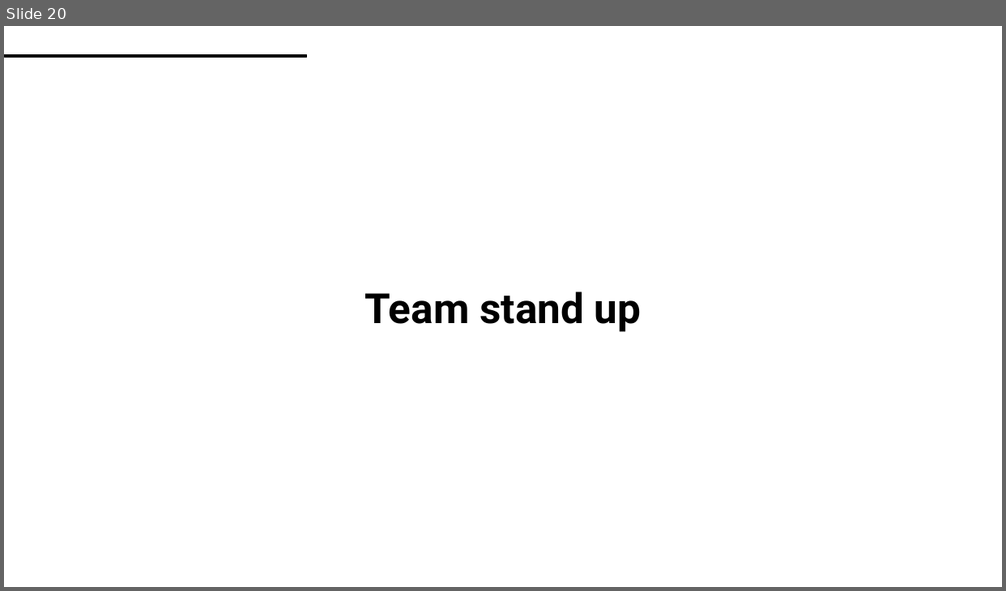
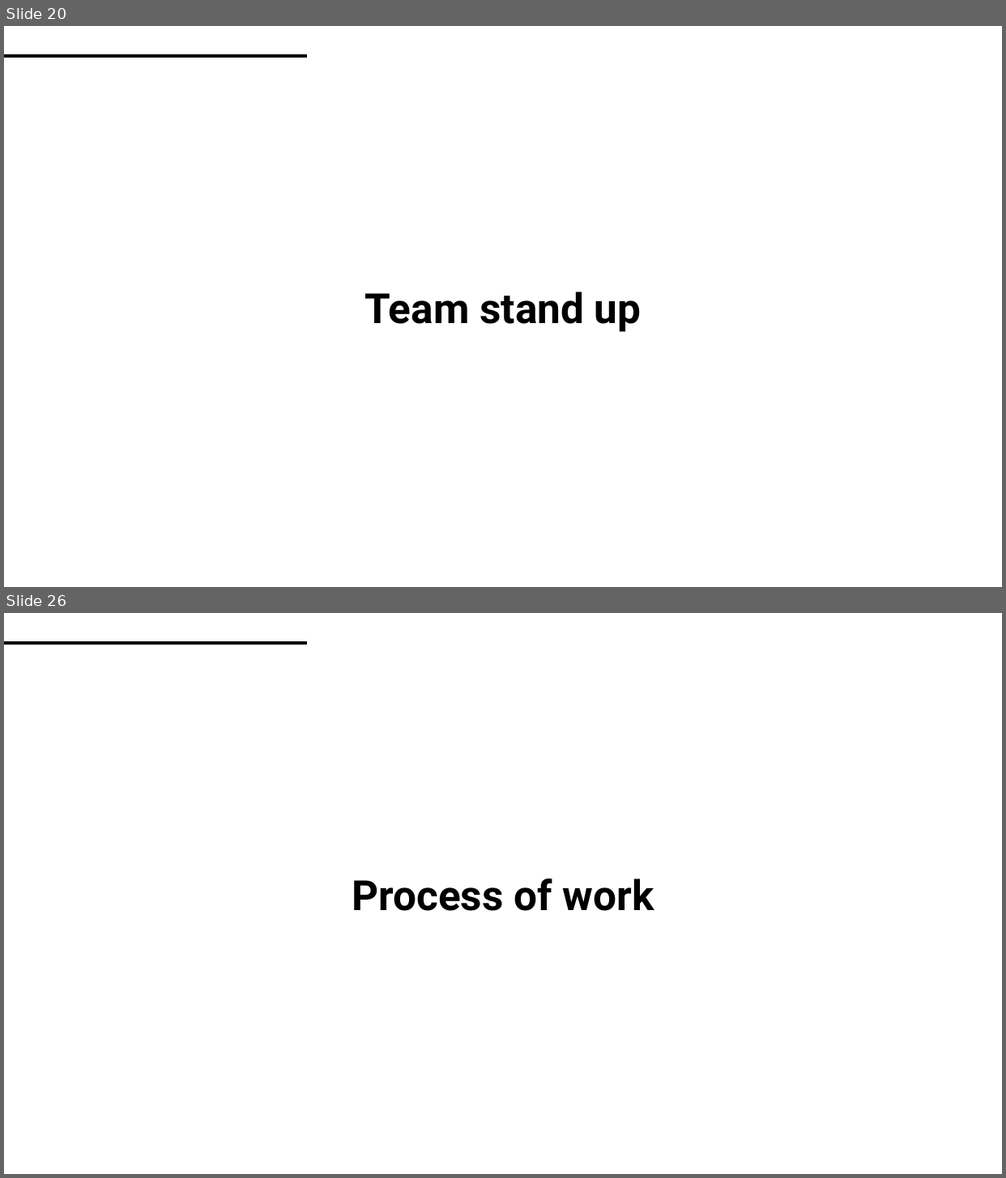
Before and after one commit to TunKedsaro/Hyde, a slide deck: logs/Ghostdeck.pptx. Shown one above the other, each under a label of ours: slide 20 before the commit, slides 20 and 26 after it; the slides between them are not shown. The pictures are 1006x591 and 1006x1178 pixels, drawn with LibreOffice and Linux fonts; fonts in the diff are those of the drawing. Boxes give left, top, right and bottom in pixels: in the first picture for what was removed or moved away, otherwise in the second. Text is boxed around its words. In the diff, an @@ line names an element or a change of style, - is before the commit and + after.

```diff
--- a/logs/Ghostdeck.pptx
+++ b/logs/Ghostdeck.pptx
@@ slide 26 added at bbox=[4, 613, 1002, 1174], background #FFFFFF; not listed: 1 template element that a slide beside it also shows @@
@@ text added at bbox=[352, 879, 654, 911], 40 pt, text #000000, bold @@
+Process of work
```
Also in this commit, not shown: 1 slide changed, 5 other slides added, 5 other files.
